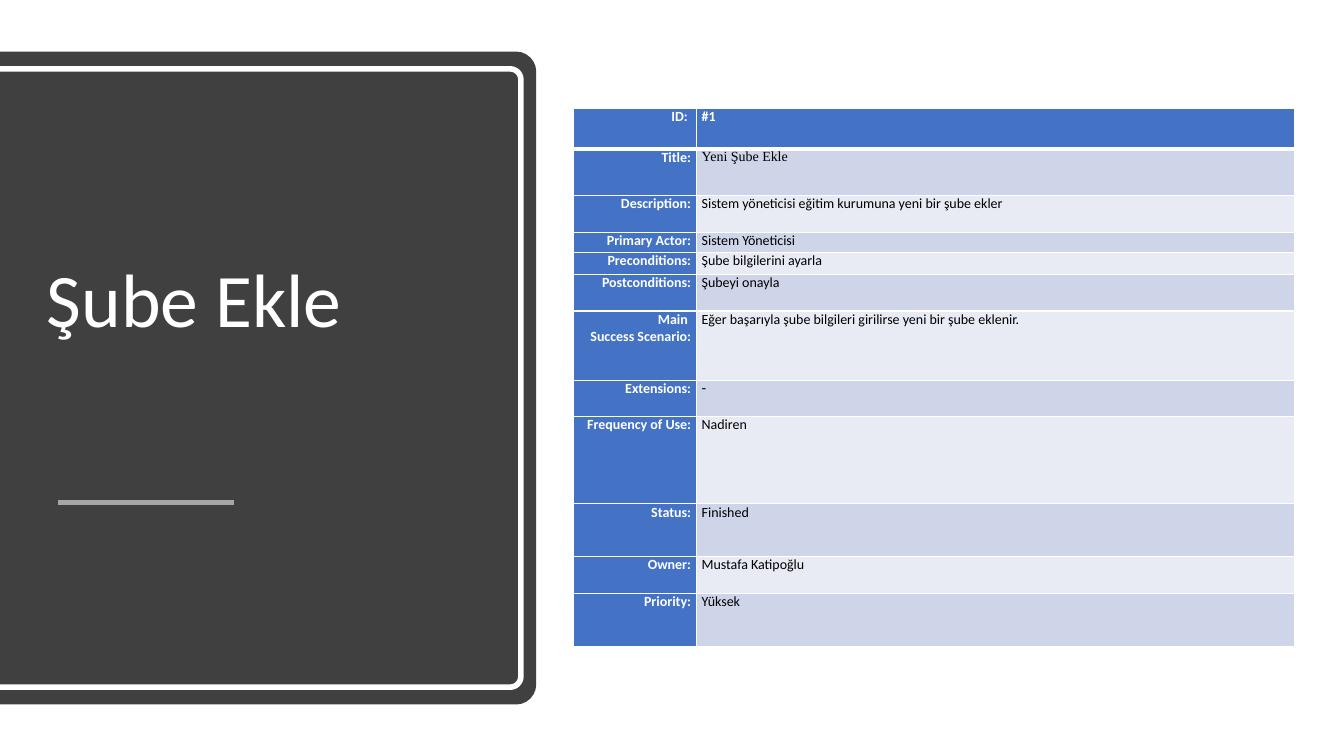
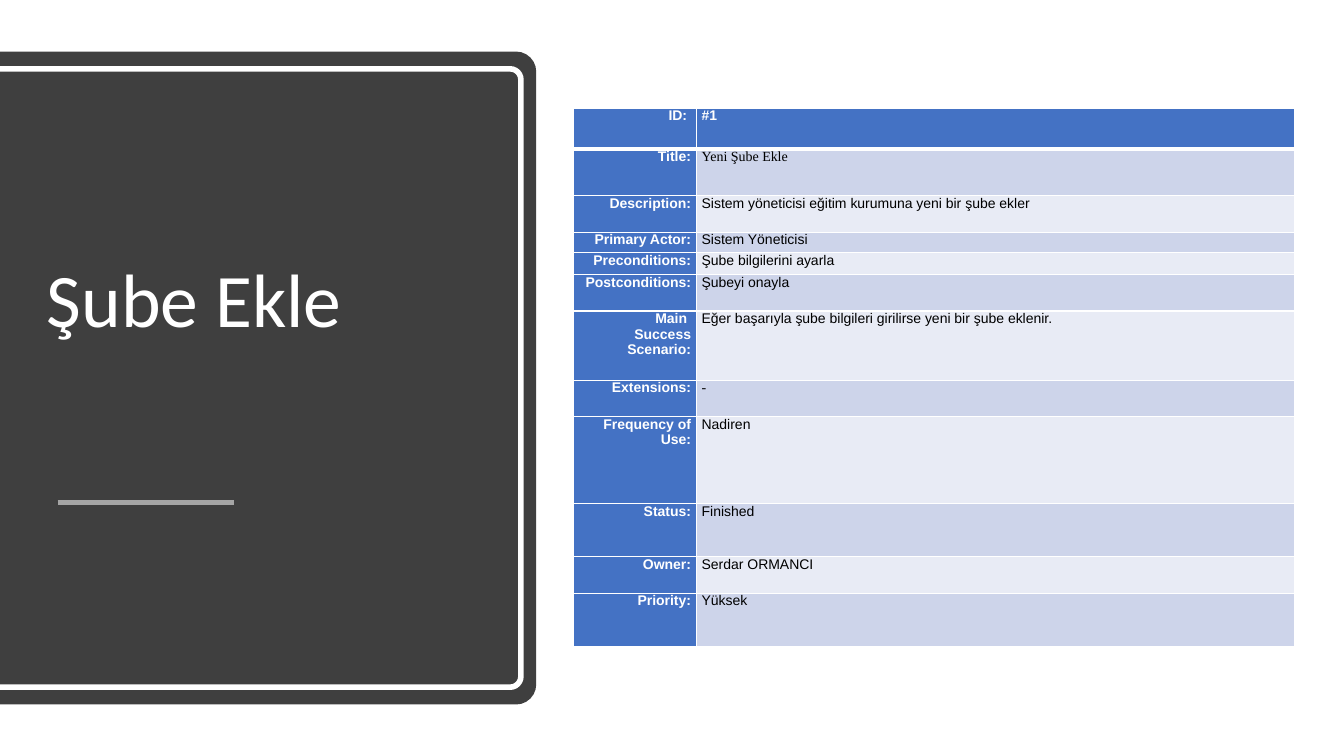
Before and after one commit to cnrkaya/Stardust_Course_Automation, a slide deck: slide 26 of Report_Slide.pptx. Drawn at 1344x756 pixels with LibreOffice and Linux fonts; fonts in the diff are those of the drawing. Boxes give left, top, right and bottom in pixels: in the first picture for what was removed or moved away, otherwise in the second. Text is boxed around its words. In the diff, an @@ line names an element or a change of style, - is before the commit and + after.

```diff
--- a/Report_Slide.pptx
+++ b/Report_Slide.pptx
@@ table at (574,108,1296,612) @@
-row 11, column 2: Mustafa Katipoğlu
+row 11, column 2: Serdar ORMANCI
@@ fill #CFD5EA to #CDD4EA in 6 cells @@
@@ fill #E9EBF5 to #E8EBF5 in 5 cells @@
@@ font Calibri to Arial @@
```
Also in this commit, not shown: 28 other slides changed, 1 other file.
